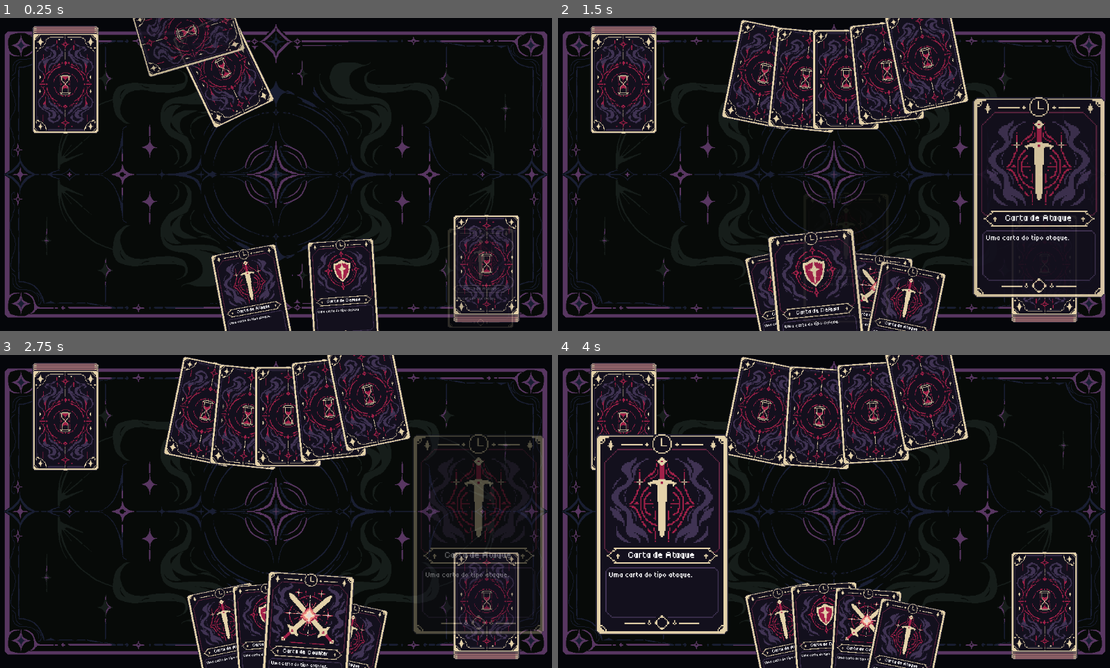
Above: before the commit, frames 1-4 (two rows, left to right).
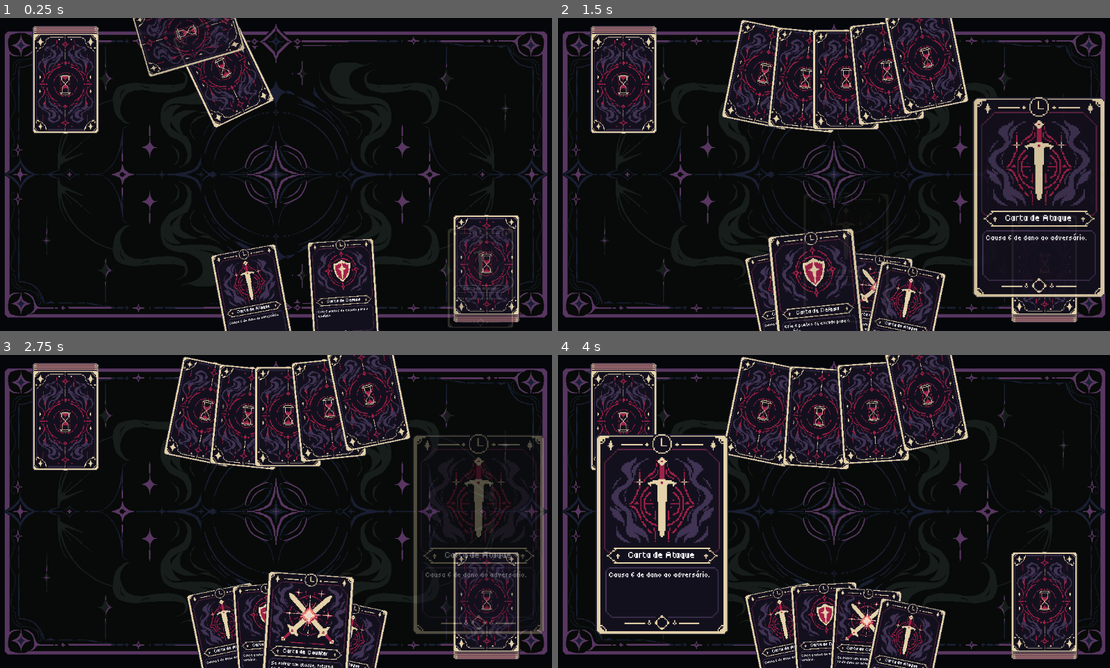
Above: after the commit, the same moments.

Repository: Joseinaciomf/GameJamPlus
Game: Godot game, scene res://Main/Scenes/card_game.tscn
The game is run twice, just before and just after one commit, with the same random seed, the same clock (stepped at 60 frames per second) and the same inputs.
Inputs (mouse positions are in pixels of both pictures, inside the frame that each line leads up to):
- Up to frame 1 (0.25 s): no input
- Up to frame 2 (1.5 s): tap Enter (ui_accept) at 0.5, 1.25 s; drag from (784, 299) to (889, 105) at 0.52 s; drag from (817, 296) to (806, 237) at 1.27 s
- Up to frame 3 (2.75 s): tap Enter (ui_accept) at 2 s; move the mouse to (309, 639) at 2.02 s; hold A (move_left) from 2.03 s (still down); tap 2 at 2.1 s; click (309, 639) at 2.17 s
- Up to frame 4 (4 s): release A (move_left) at 2.75 s; drag from (905, 652) to (668, 464) at 2.77 s; tap Enter (ui_accept) at 3.5 s; drag from (762, 411) to (861, 511) at 3.52 s

The runs differ from the first frame. In frame 1, 0.1% of the frame differs, in the area x 41-92%, y 88-98%; in frame 2, 0.3%; in frame 3, 0.3%; in frame 4, 0.3%, in the area x 9-59%, y 68-100%.

Commit message:
descrição das cartas

Diff:
--- a/Main/Scripts/card_game.gd
+++ b/Main/Scripts/card_game.gd
@@ -119,11 +119,11 @@
 	var new_deck: Array[CardData] = []
 
 	for i in range(ataques):
-		new_deck.append(_make_card_data("Carta de Ataque", "Uma carta do tipo ataque.", "Ataque", ATTACK_TEXTURE))
+		new_deck.append(_make_card_data("Carta de Ataque", "Causa 6 de dano ao adversário.", "Ataque", ATTACK_TEXTURE))
 	for i in range(defesas):
-		new_deck.append(_make_card_data("Carta de Defesa", "Uma carta do tipo defesa.", "Defesa", DEFENSE_TEXTURE))
+		new_deck.append(_make_card_data("Carta de Defesa", "Cria 6 pontos de escudo para o usuário.", "Defesa", DEFENSE_TEXTURE))
 	for i in range(counters):
-		new_deck.append(_make_card_data("Carta de Counter", "Uma carta do tipo counter.", "Counter", COUNTER_TEXTURE))
+		new_deck.append(_make_card_data("Carta de Counter", "Se sofrer um ataque, retorna 10 de dano ao adversário.", "Counter", COUNTER_TEXTURE))
 
 	new_deck.shuffle()
 	return new_deck
